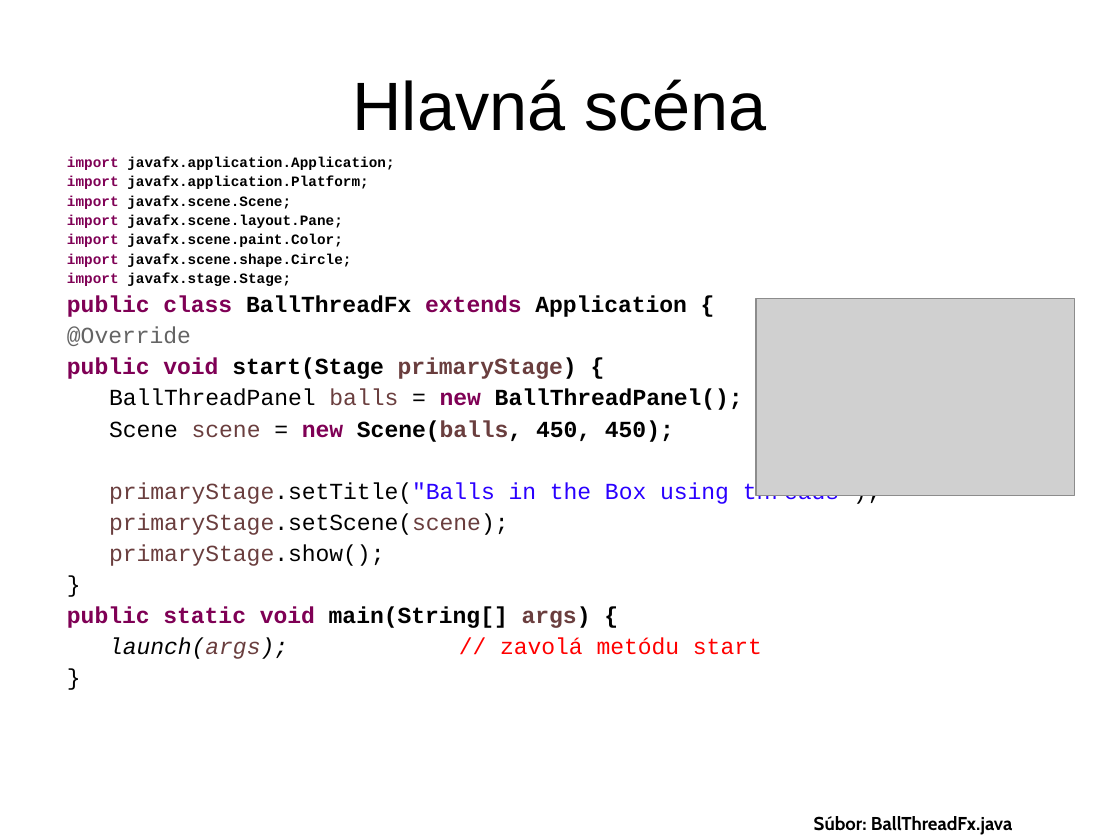
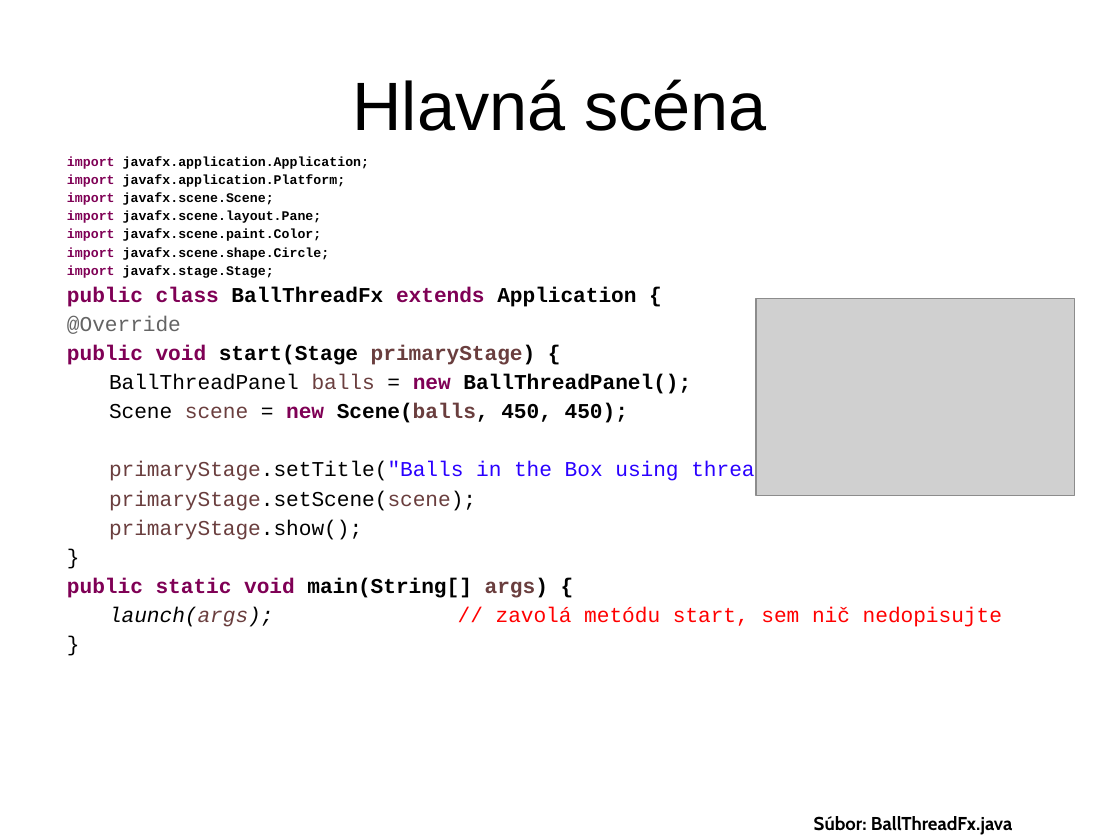
Before and after one commit to Programovanie4/Prednasky, a slide deck: slide 24 of 09/09_java.ppt (slide 15 before the commit). Drawn at 1120x840 pixels with LibreOffice and Linux fonts; fonts in the diff are those of the drawing; grey boxes stand for pictures. Boxes give left, top, right and bottom in pixels: in the first picture for what was removed or moved away, otherwise in the second. Text is boxed around its words. In the diff, an @@ line names an element or a change of style, - is before the commit and + after.

```diff
--- a/09/09_java.ppt
+++ b/09/09_java.ppt
@@ text at box(67, 156, 818, 598): size 9.2 to 8.5 pt in "import javafx.application.Application;", "import javafx.application.Platform;", "import javafx.scene.Scene;", "import javafx.scene.layout.Pane;" and 3 more places; size 14.8 to 13.6 pt in "public class BallThreadFx extends Application {", "@Override", "public void start(Stage primaryStage) {", "BallThreadPanel balls = new BallThreadPanel();" and 7 more places @@
@@ text at box(109, 607, 1002, 627): text changed; size 14.8 to 13.6 pt @@
-launch(args); // zavolá metódu start
+launch(args); // zavolá metódu start, sem nič nedopisujte
```
Also in this commit, not shown: 11 other slides changed, 11 slides added, 4 other files.
